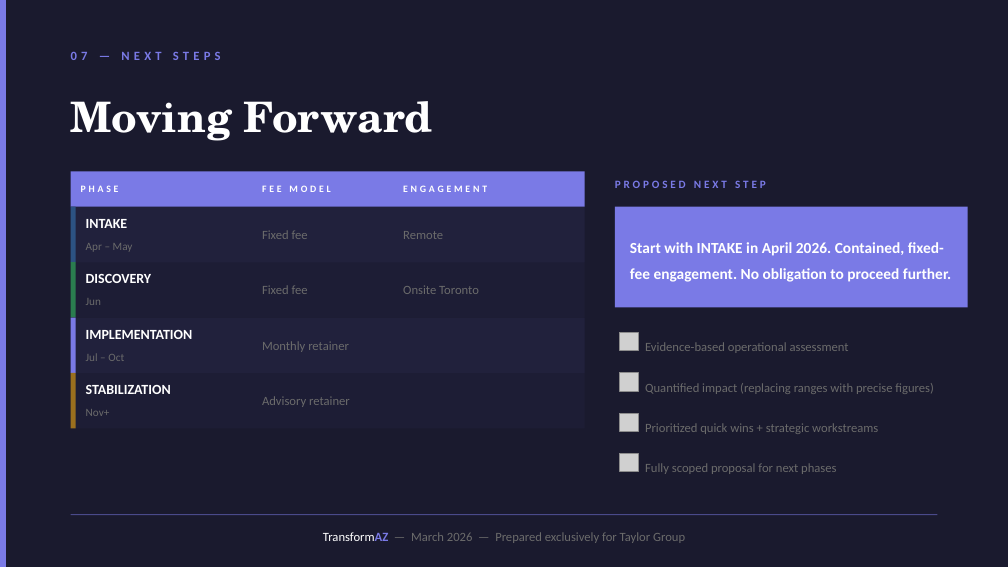
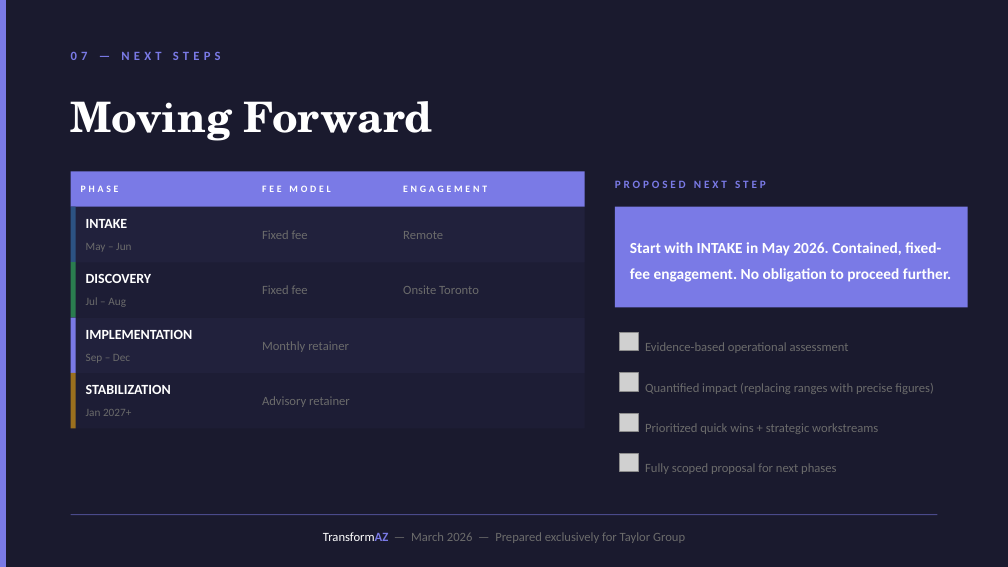
Before and after one commit to Quiqueprimeriano/taylor-group-proposal, a slide deck: slide 8 of Taylor Group/proposal-2.0/pitch/Taylor-Group-Strategic-Pitch.pptx. Drawn at 1008x567 pixels with LibreOffice and Linux fonts; fonts in the diff are those of the drawing; grey boxes stand for pictures. Boxes give left, top, right and bottom in pixels: in the first picture for what was removed or moved away, otherwise in the second. Text is boxed around its words. In the diff, an @@ line names an element or a change of style, - is before the commit and + after.

```diff
--- a/Taylor Group/proposal-2.0/pitch/Taylor-Group-Strategic-Pitch.pptx
+++ b/Taylor Group/proposal-2.0/pitch/Taylor-Group-Strategic-Pitch.pptx
@@ text at (x1=86, y1=243, x2=131, y2=251): text changed @@
-Apr – May
+May – Jun
@@ text at (x1=630, y1=242, x2=951, y2=282): text changed @@
-Start with INTAKE in April 2026. Contained, fixed-fee engagement. No obligation to proceed further.
+Start with INTAKE in May 2026. Contained, fixed-fee engagement. No obligation to proceed further.
@@ text at (x1=86, y1=297, x2=126, y2=307): text changed @@
-Jun
+Jul – Aug
@@ text at (x1=86, y1=354, x2=130, y2=363): text changed @@
-Jul – Oct
+Sep – Dec
@@ text at (x1=86, y1=409, x2=131, y2=416): text changed @@
-Nov+
+Jan 2027+
```
Also in this commit, not shown: 1 other slide changed, 19 other files.
